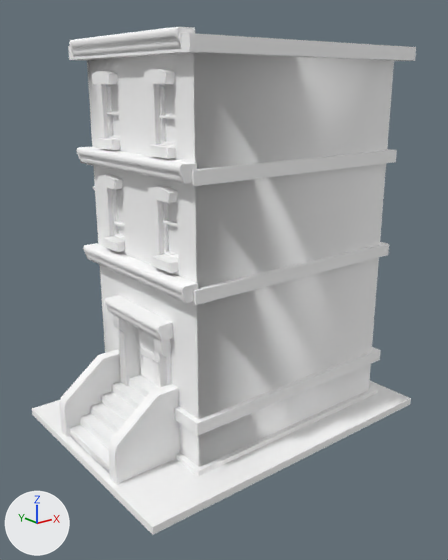
What one commit did to the FBX model Assets/ThirdParty/Toon City/Models/Building_5D.fbx.
Both versions are drawn from a 50 mm lens placed at (-15.8, -19.7, 14.0), pointed at (-0.3, -0.4, 6.3). The axes (+X, +Y, +Z) are drawn at lower left. The lights are the same throughout. Where no turn or scale is listed for an object, it has been applied to the vertices. Vertices at the same position are counted once.

Objects in the first picture: 'Building_5D'.
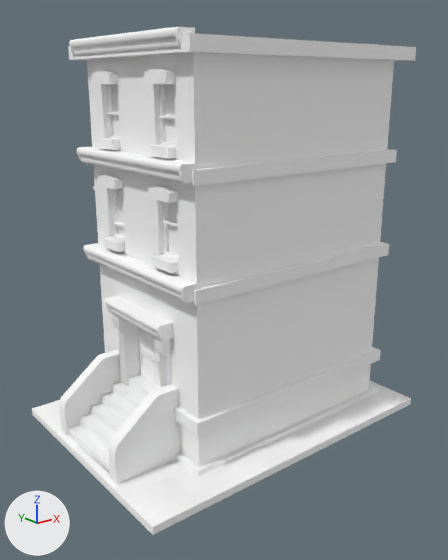
Where the change shows, as pixel boxes [x1, y1, x2, y2] in the pictures (448 x 560 px):
part 1 of me_mesh_806, added
    after: [32, 53, 394, 527]

What the commit changed:
me_mesh_806 is used by ob_building_5d; location (0.0, 0.0, 0.0).
me_mesh_806 had 703 vertices, 390 faces and spanned x -7.0..7.0, y -5.0..5.0, z 0.0..15.7.
me_mesh_806 now has 1042 vertices, 730 faces and spans x -7.0..7.0, y -5.0..5.0, z 0.0..15.7.
me_mesh_806 part 1: 272 vertices added at x -7.0..6.0, y -5.0..5.0, z 0.3..14.6.
